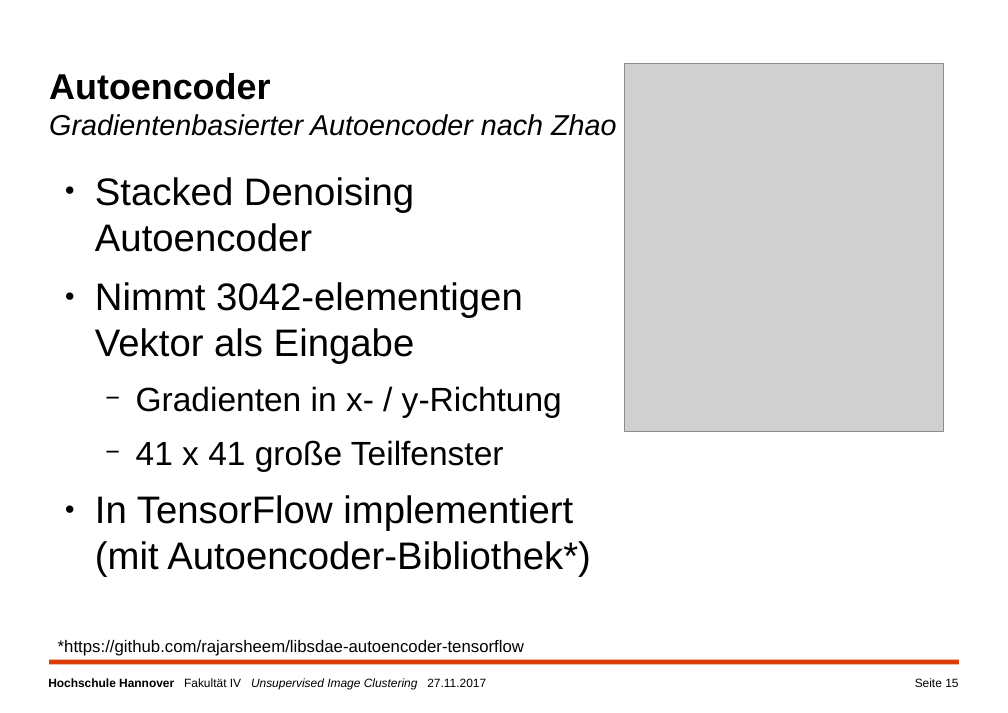
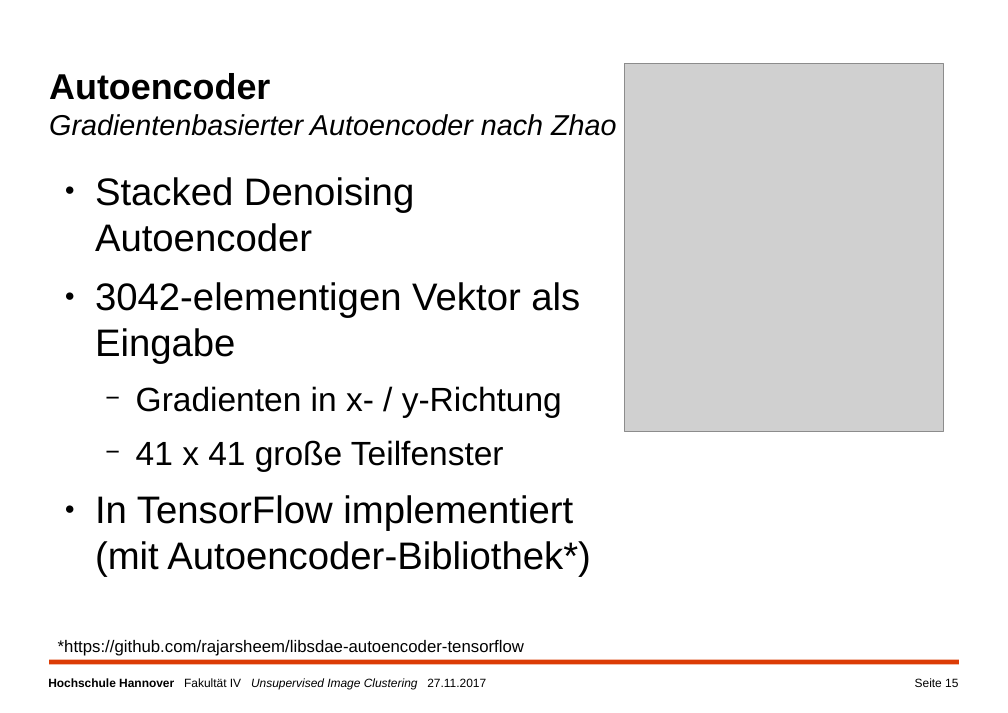
Before and after one commit to a-cl/ma-thesis, a slide deck: slide 15 of kolloquim.pptx. Drawn at 1008x713 pixels with LibreOffice and Linux fonts; fonts in the diff are those of the drawing; grey boxes stand for pictures; background and template pictures are left out. Boxes give left, top, right and bottom in pixels: in the first picture for what was removed or moved away, otherwise in the second. Text is boxed around its words. In the diff, an @@ line names an element or a change of style, - is before the commit and + after.

```diff
--- a/kolloquim.pptx
+++ b/kolloquim.pptx
@@ text at (x1=95, y1=282, x2=580, y2=364): text changed @@
-● Nimmt 3042-elementigen Vektor als Eingabe
+● 3042-elementigen Vektor als Eingabe
```
Also in this commit, not shown: 12 other slides changed.
